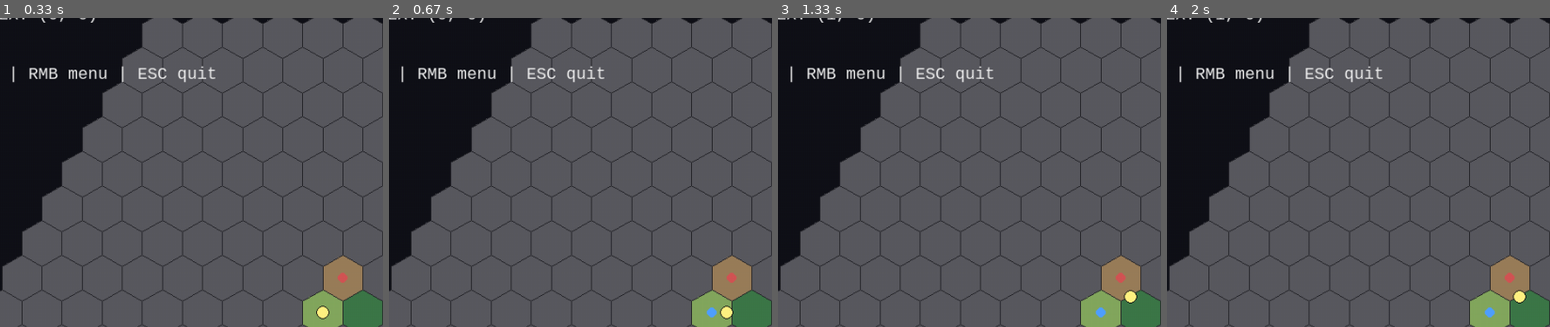
Above: before the commit, frames 1-4 (left to right).
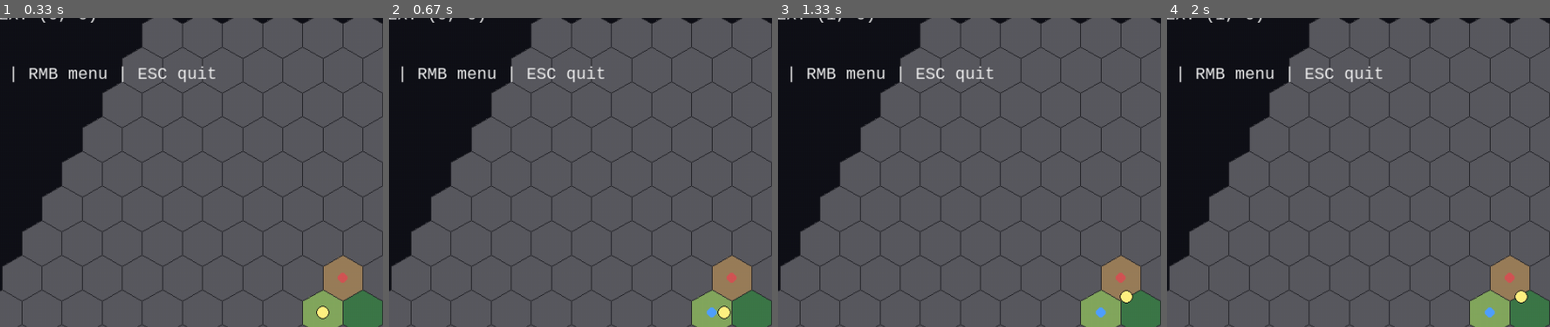
Above: after the commit, the same moments.

Repository: 7seasdotnet/Hexcrawler2
Game: pygame game, started from run_game.py
Two runs of this game, one before a commit and one after it. Both use one fixed random seed, a clock stepped at 60 frames per second and the inputs below.
Inputs:
- Up to frame 1 (0.33 s): no input
- Up to frame 2 (0.67 s): hold D from 0.33 s (still down)
- Up to frame 3 (1.33 s): release D at 0.8 s; hold W 0.83-1.13 s; hold D from 1.17 s (still down)
- Up to frame 4 (2 s): release D at 1.63 s; hold A from 1.67 s (still down)
The pictures show only the part of the screen within x 13-63%, y 3-53%; the shares and areas given below are measured in that part.

Frame 1 is identical in both runs. In frame 2, less than 0.1% of the frame differs, in the area x 85-90%, y 93-98%; in frame 3, 0.1%, in the area x 89-94%, y 87-93%; in frame 4, less than 0.1%.

Commit message:
Add viewer-side render interpolation between sim ticks

Diff:
--- a/src/hexcrawler/cli/pygame_viewer.py
+++ b/src/hexcrawler/cli/pygame_viewer.py
@@ -52,6 +52,47 @@
         self.sim.advance_ticks(1)
 
 
+@dataclass(frozen=True)
+class RenderEntitySnapshot:
+    x: float
+    y: float
+
+
+RenderSnapshot = dict[str, RenderEntitySnapshot]
+
+
+def clamp01(value: float) -> float:
+    return max(0.0, min(1.0, value))
+
+
+def lerp(start: float, end: float, alpha: float) -> float:
+    return start + (end - start) * alpha
+
+
+def extract_render_snapshot(sim: Simulation) -> RenderSnapshot:
+    return {
+        entity_id: RenderEntitySnapshot(x=entity.position_x, y=entity.position_y)
+        for entity_id, entity in sim.state.entities.items()
+    }
+
+
+def interpolate_entity_position(
+    prev_snapshot: RenderSnapshot,
+    curr_snapshot: RenderSnapshot,
+    entity_id: str,
+    alpha: float,
+) -> tuple[float, float] | None:
+    previous = prev_snapshot.get(entity_id)
+    current = curr_snapshot.get(entity_id)
+    if previous is None and current is None:
+        return None
+    if previous is None:
+        return (current.x, current.y)
+    if current is None:
+        return (previous.x, previous.y)
+    return (lerp(previous.x, current.x, alpha), lerp(previous.y, current.y, alpha))
+
+
 def _grid_coords(radius: int) -> list[HexCoord]:
     coords: list[HexCoord] = []
     for q in range(-radius, radius + 1):
@@ -95,9 +136,7 @@
             pygame.draw.circle(screen, site_color, (int(pixel[0]), int(pixel[1])), 6)
 
 
-def _draw_entity(screen: pygame.Surface, sim: Simulation, center: tuple[float, float]) -> None:
-    entity = sim.state.entities[PLAYER_ID]
-    world_x, world_y = entity.world_xy()
+def _draw_entity(screen: pygame.Surface, world_x: float, world_y: float, center: tuple[float, float]) -> None:
     x = int(center[0] + world_x * HEX_SIZE)
     y = int(center[1] + world_y * HEX_SIZE)
     pygame.draw.circle(screen, (255, 243, 130), (x, y), 8)
@@ -167,6 +206,10 @@
     accumulator = 0.0
     running = True
     context_menu: ContextMenuState | None = None
+    previous_snapshot = extract_render_snapshot(sim)
+    current_snapshot = previous_snapshot
+    tick_duration_seconds = SIM_TICK_SECONDS
+    last_tick_time = pygame.time.get_ticks() / 1000.0
 
     while running:
         dt = clock.tick(60) / 1000.0
@@ -194,12 +237,20 @@
         controller.set_move_vector(move_x, move_y)
 
         while accumulator >= SIM_TICK_SECONDS:
+            previous_snapshot = current_snapshot
             controller.tick_once()
+            current_snapshot = extract_render_snapshot(sim)
+            last_tick_time = pygame.time.get_ticks() / 1000.0
             accumulator -= SIM_TICK_SECONDS
+
+        now_seconds = pygame.time.get_ticks() / 1000.0
+        alpha = clamp01((now_seconds - last_tick_time) / tick_duration_seconds)
 
         screen.fill((17, 18, 25))
         _draw_world(screen, sim, center)
-        _draw_entity(screen, sim, center)
+        interpolated = interpolate_entity_position(previous_snapshot, current_snapshot, PLAYER_ID, alpha)
+        if interpolated is not None:
+            _draw_entity(screen, interpolated[0], interpolated[1], center)
         _draw_hud(screen, sim, font)
         _draw_context_menu(screen, font, context_menu)
         pygame.display.flip()
--- /dev/null
+++ b/tests/test_render_interpolation.py
@@ -0,0 +1,44 @@
+from hexcrawler.cli.pygame_viewer import (
+    RenderEntitySnapshot,
+    clamp01,
+    extract_render_snapshot,
+    interpolate_entity_position,
+    lerp,
+)
+from hexcrawler.content.io import load_world_json
+from hexcrawler.sim.core import EntityState, Simulation
+from hexcrawler.sim.world import HexCoord
+
+
+def test_clamp01_and_lerp() -> None:
+    assert clamp01(-0.5) == 0.0
+    assert clamp01(0.25) == 0.25
+    assert clamp01(1.5) == 1.0
+    assert lerp(2.0, 10.0, 0.25) == 4.0
+
+
+def test_extract_render_snapshot_is_immutable_copy_of_positions() -> None:
+    world = load_world_json("content/examples/basic_map.json")
+    sim = Simulation(world=world, seed=3)
+    sim.add_entity(EntityState.from_hex(entity_id="runner", hex_coord=HexCoord(0, 0), speed_per_tick=0.2))
+
+    snapshot = extract_render_snapshot(sim)
+    assert snapshot["runner"].x == 0.0
+    assert snapshot["runner"].y == 0.0
+
+    sim.set_entity_move_vector("runner", 1.0, 0.0)
+    sim.advance_ticks(1)
+
+    # Existing snapshots must not be mutated by later simulation ticks.
+    assert snapshot["runner"].x == 0.0
+    assert snapshot["runner"].y == 0.0
+
+
+def test_interpolate_entity_position_missing_entity_cases() -> None:
+    prev_snapshot = {"runner": RenderEntitySnapshot(x=0.0, y=0.0)}
+    curr_snapshot = {"runner": RenderEntitySnapshot(x=1.0, y=1.0)}
+
+    assert interpolate_entity_position(prev_snapshot, curr_snapshot, "runner", 0.5) == (0.5, 0.5)
+    assert interpolate_entity_position({}, curr_snapshot, "runner", 0.5) == (1.0, 1.0)
+    assert interpolate_entity_position(prev_snapshot, {}, "runner", 0.5) == (0.0, 0.0)
+    assert interpolate_entity_position({}, {}, "runner", 0.5) is None
Not shown, changed: docs/ARCHITECTURE.md
Not shown, changed: docs/STATUS.md
